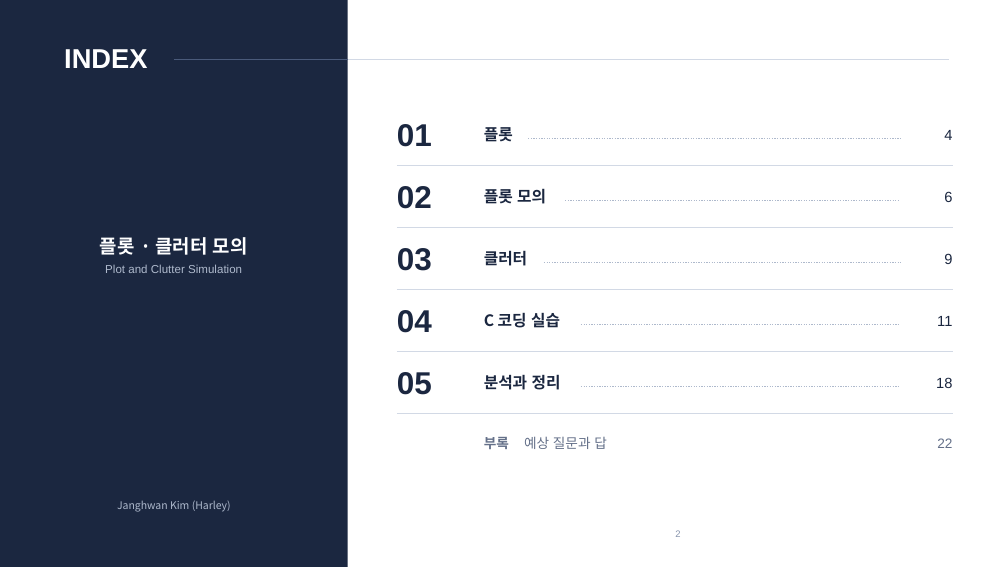
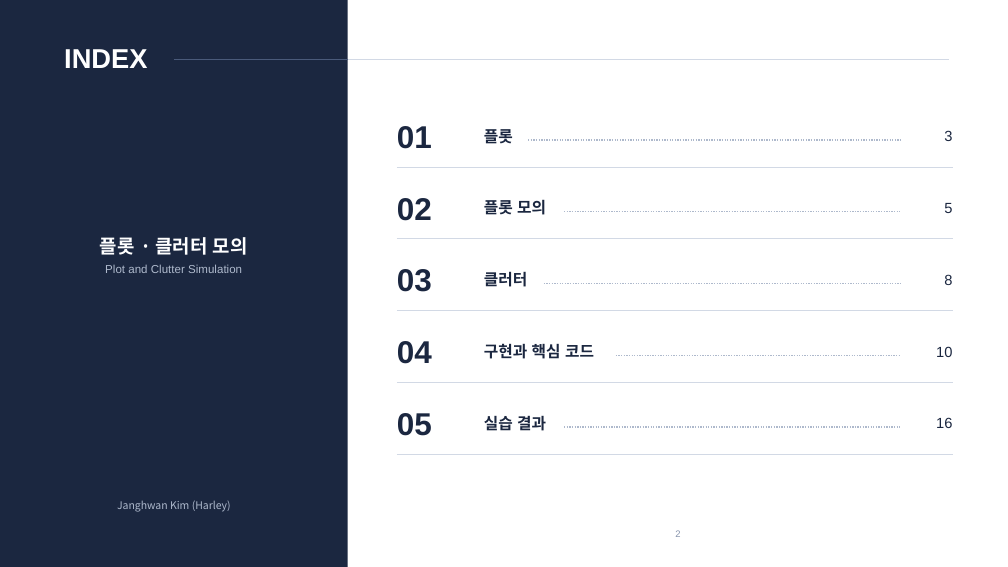
Before and after one commit to harley-hwan/radar-sw-study, a slide deck: slide 2 of Part4_Plot_Clutter_Sim/ref/산출물/Part4_플롯_클러터_모의_통합.pptx. Drawn at 1008x567 pixels with LibreOffice and Linux fonts; fonts in the diff are those of the drawing. Boxes give left, top, right and bottom in pixels: in the first picture for what was removed or moved away, otherwise in the second. Text is boxed around its words. In the diff, an @@ line names an element or a change of style, - is before the commit and + after.

```diff
--- a/Part4_Plot_Clutter_Sim/ref/산출물/Part4_플롯_클러터_모의_통합.pptx
+++ b/Part4_Plot_Clutter_Sim/ref/산출물/Part4_플롯_클러터_모의_통합.pptx
@@ text at (944, 130, 952, 141): text changed @@
-4
+3
@@ text at (944, 203, 952, 213): text changed @@
-6
+5
@@ 2 texts, 2 lines: place and size @@
-2 texts, 2 lines at (397, 186, 953, 228)
+2 texts, 2 lines at (397, 198, 953, 239)
@@ 2 texts, 2 lines: place and size @@
-2 texts, 2 lines at (397, 248, 953, 290)
+2 texts, 2 lines at (397, 269, 953, 311)
@@ text at (944, 274, 952, 285): text changed @@
-9
+8
@@ text "04": place and size @@
-text "04" at (397, 310, 432, 333)
+text "04" at (397, 341, 432, 364)
@@ text at (484, 343, 594, 359): text changed @@
-C 코딩 실습
+구현과 핵심 코드
@@ line moved from (581, 324) - (901, 324) to (616, 355) - (901, 355) @@
@@ text at (936, 346, 952, 357): text changed @@
-11
+10
@@ line moved from (397, 352) - (953, 352) to (397, 383) - (953, 383) @@
@@ text "05": place and size @@
-text "05" at (397, 372, 432, 395)
+text "05" at (397, 413, 432, 436)
@@ text at (484, 415, 546, 431): text changed @@
-분석과 정리
+실습 결과
@@ text at (936, 417, 952, 428): text changed @@
-18
+16
@@ text removed at (484, 436, 607, 449) @@
-부록 예상 질문과 답
@@ line moved from (581, 386) - (901, 386) to (564, 427) - (901, 427) @@
@@ text removed at (937, 438, 952, 448) @@
-22
@@ line moved from (397, 414) - (953, 414) to (397, 454) - (953, 454) @@
```
Also in this commit, not shown: 13 other slides changed, 4 slides added, 7 slides removed, 3 other files.
